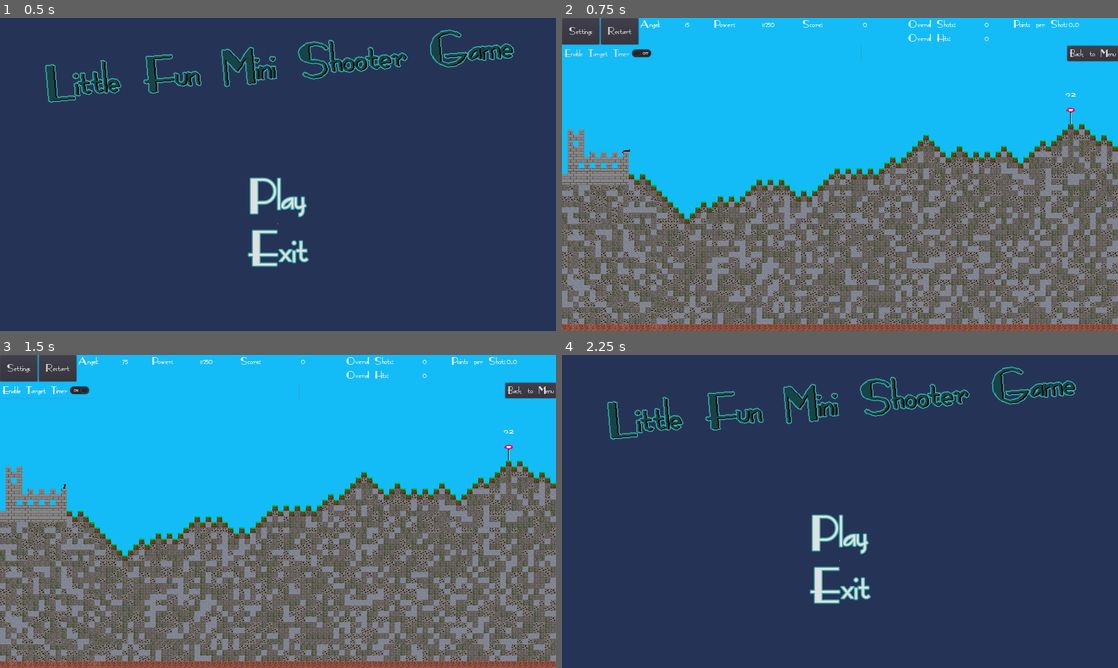
Above: before the commit, frames 1-4 (two rows, left to right).
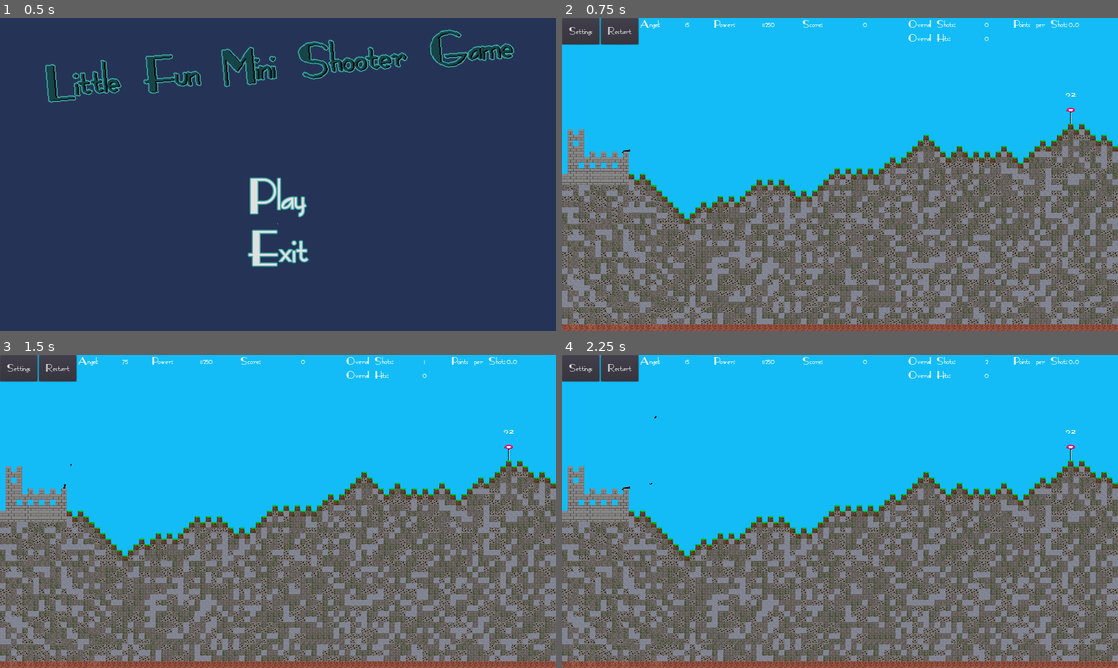
Above: after the commit, the same moments.

Repository: Coding-4Fun/Just4Fun_Mini_Shootergame
Game: Godot game, scene res://UI/MainMenuUI.tscn
Same seed, same stepped clock (60 frames per second), same inputs: the game is played once before the commit and once after it.
Inputs (mouse positions are in pixels of both pictures, inside the frame that each line leads up to):
- Up to frame 1 (0.5 s): no input
- Up to frame 2 (0.75 s): click "Play" at 0.5 s
- Up to frame 3 (1.5 s): click (44, 389) at 1.25 s, where only the run before the commit has a clickable "Enable Target Timer"
- Up to frame 4 (2.25 s): click (1090, 389) at 2 s, where only the run before the commit has a clickable "Back to Menu"

Frame 1 is identical in both runs. In frame 2, 0.7% of the frame differs, in the area x 0-100%, y 8-14%; in frame 3, 0.7%; in frame 4, 99%, in the area x 0-100%, y 0-100%.

Commit message:
Add: Vorbereitung für weitere Settings Elemente Chg: Settings geschlossen als Default

Diff:
--- a/UI/InGameUI.gd
+++ b/UI/InGameUI.gd
@@ -9,7 +9,7 @@
 signal UIResetGame
 signal UIdummyTargetTimerChange
 
-onready var OptionUI = $IngameUIBottom/vBoxContainer/hBoxOptions
+onready var OptionUI = $IngameUIBottom/vBoxContainer/vBoxSettings
 
 func _ready() -> void:
 	if !SignalBus.is_connected("CannonAngelChange", self, "_on_Cannon_CannonAngelChange"):
@@ -34,7 +34,7 @@
 	$IngameUIBottom/vBoxContainer/hBoxHud/hBoxPower/labPower.text = str(test.min_velocity)
 	$IngameUIBottom/vBoxContainer/hBoxHud/vBoxContainerPoints/hBoxPointsPerShot/labPointsPerShots.text = "0.0"
 
-	$IngameUIBottom/vBoxContainer/hBoxOptions/buttSwitchTargetTimer.pressed = Config.config_data["Game"]["DummyTarget"]["TimerEnabled"]
+	$IngameUIBottom/vBoxContainer/vBoxSettings/hBoxOptions/buttSwitchTargetTimer.pressed = Config.config_data["Game"]["DummyTarget"]["TimerEnabled"]
 
 
 # Update UI Label Text when the shootpower changed
--- a/UI/InGameUI.tscn
+++ b/UI/InGameUI.tscn
@@ -218,32 +218,42 @@
 size_flags_vertical = 0
 text = "123456789"
 
-[node name="hBoxOptions" type="HBoxContainer" parent="IngameUIBottom/vBoxContainer"]
+[node name="vBoxSettings" type="VBoxContainer" parent="IngameUIBottom/vBoxContainer"]
+visible = false
 margin_top = 60.0
 margin_right = 1600.0
-margin_bottom = 100.0
-mouse_filter = 2
-
-[node name="buttSwitchTargetTimer" type="CheckButton" parent="IngameUIBottom/vBoxContainer/hBoxOptions"]
+margin_bottom = 104.0
+
+[node name="hBoxOptions" type="HBoxContainer" parent="IngameUIBottom/vBoxContainer/vBoxSettings"]
+margin_right = 1600.0
+margin_bottom = 40.0
+mouse_filter = 2
+
+[node name="buttSwitchTargetTimer" type="CheckButton" parent="IngameUIBottom/vBoxContainer/vBoxSettings/hBoxOptions"]
 margin_right = 298.0
 margin_bottom = 40.0
 pressed = true
 text = "Enable Target Timer"
 
-[node name="vSeparator" type="VSeparator" parent="IngameUIBottom/vBoxContainer/hBoxOptions"]
+[node name="vSeparator" type="VSeparator" parent="IngameUIBottom/vBoxContainer/vBoxSettings/hBoxOptions"]
 margin_left = 302.0
 margin_right = 1436.0
 margin_bottom = 40.0
 mouse_filter = 2
 size_flags_horizontal = 3
 
-[node name="buttBackToMenu" type="Button" parent="IngameUIBottom/vBoxContainer/hBoxOptions"]
+[node name="buttBackToMenu" type="Button" parent="IngameUIBottom/vBoxContainer/vBoxSettings/hBoxOptions"]
 margin_left = 1440.0
 margin_right = 1600.0
 margin_bottom = 40.0
 text = "Back to Menu"
+
+[node name="hBoxConditions" type="HBoxContainer" parent="IngameUIBottom/vBoxContainer/vBoxSettings"]
+margin_top = 44.0
+margin_right = 1600.0
+margin_bottom = 44.0
 
 [connection signal="pressed" from="IngameUIBottom/vBoxContainer/hBoxHud/hBoxUIButtons/buttGameOptions" to="." method="_on_buttGameOptions_pressed"]
 [connection signal="pressed" from="IngameUIBottom/vBoxContainer/hBoxHud/hBoxUIButtons/buttGameReset" to="." method="_on_button_pressed"]
-[connection signal="pressed" from="IngameUIBottom/vBoxContainer/hBoxOptions/buttSwitchTargetTimer" to="." method="_on_buttSwitchTargetTimer_pressed"]
-[connection signal="pressed" from="IngameUIBottom/vBoxContainer/hBoxOptions/buttBackToMenu" to="." method="_on_buttBackToMenu_pressed"]
+[connection signal="pressed" from="IngameUIBottom/vBoxContainer/vBoxSettings/hBoxOptions/buttSwitchTargetTimer" to="." method="_on_buttSwitchTargetTimer_pressed"]
+[connection signal="pressed" from="IngameUIBottom/vBoxContainer/vBoxSettings/hBoxOptions/buttBackToMenu" to="." method="_on_buttBackToMenu_pressed"]
